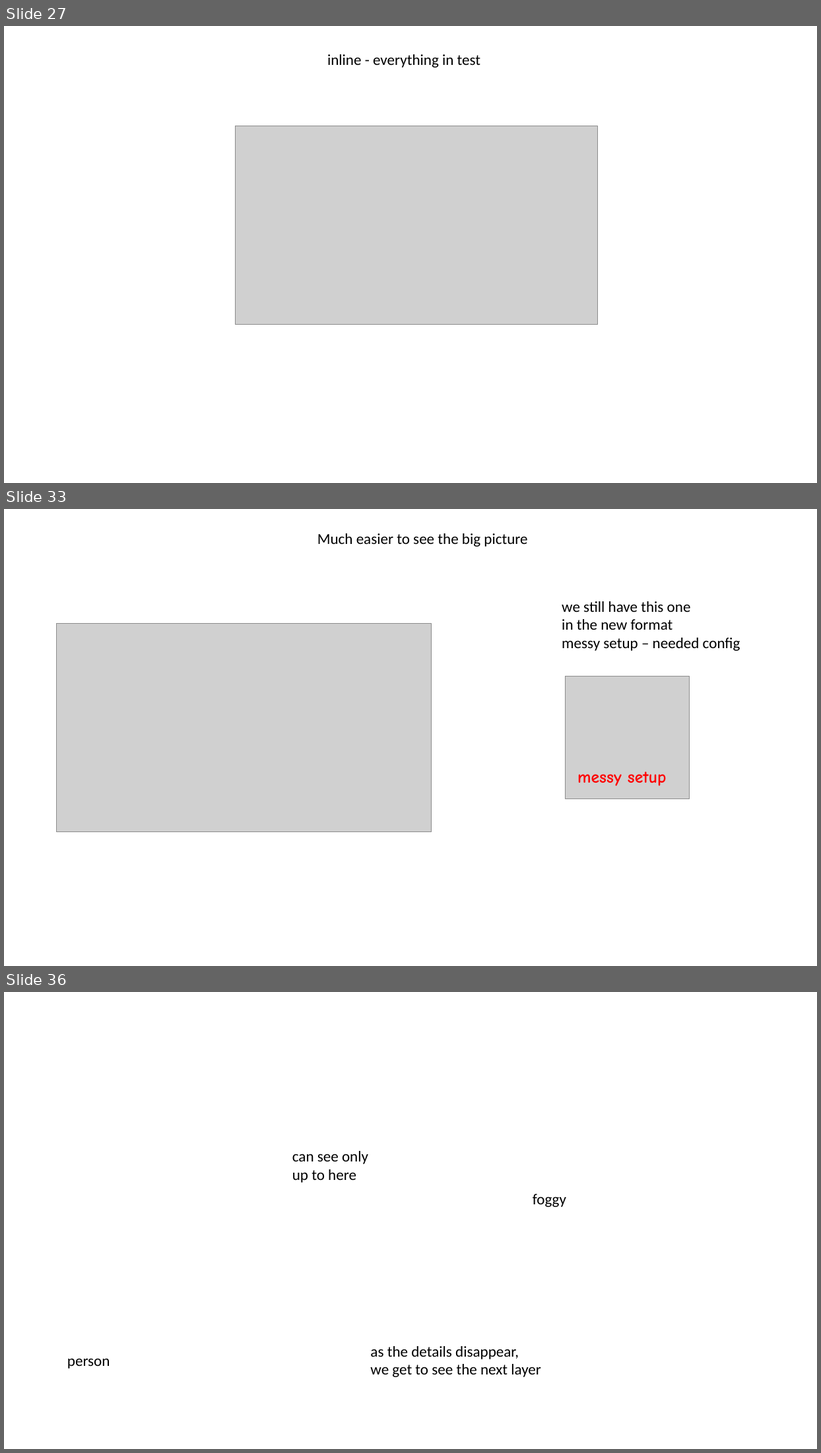
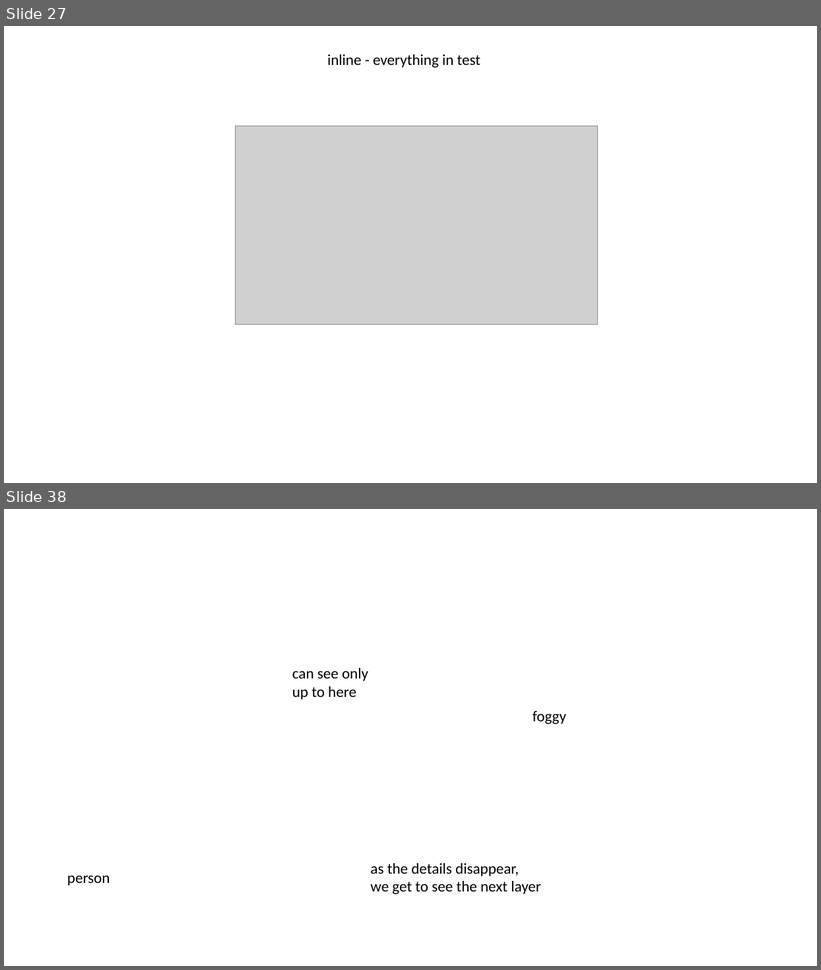
Before and after one commit to LearnWithLlew/TestingBetterWithApprovals.Slides, a slide deck: slides/Testing Better with Approvals.pptx. Shown one above the other, each under a label of ours: slides 27, 33 and 36 before the commit, slides 27 and 38 after it; the slides between them are not shown. The pictures are 821x1453 and 821x970 pixels, drawn with LibreOffice and Linux fonts; fonts in the diff are those of the drawing; grey boxes stand for pictures. Boxes give left, top, right and bottom in pixels: in the first picture for what was removed or moved away, otherwise in the second. Text is boxed around its words. In the diff, an @@ line names an element or a change of style, - is before the commit and + after.

```diff
--- a/slides/Testing Better with Approvals.pptx
+++ b/slides/Testing Better with Approvals.pptx
@@ slide 33 removed at bbox=[4, 509, 817, 966], background #FFFFFF @@
@@ text removed at bbox=[318, 533, 527, 547] @@
-Much easier to see the big picture
@@ text removed at bbox=[562, 601, 741, 651] @@
-we still have this one
-in the new format
-messy setup – needed config
@@ picture removed at bbox=[56, 624, 432, 832] @@
@@ picture removed at bbox=[565, 677, 690, 799] @@
@@ text removed at bbox=[578, 772, 667, 786] @@
-messy setup
@@ what was slide 36 is now slide 38 @@
```
Also in this commit, not shown: 3 slides changed, 11 slides added, 8 other slides removed.
